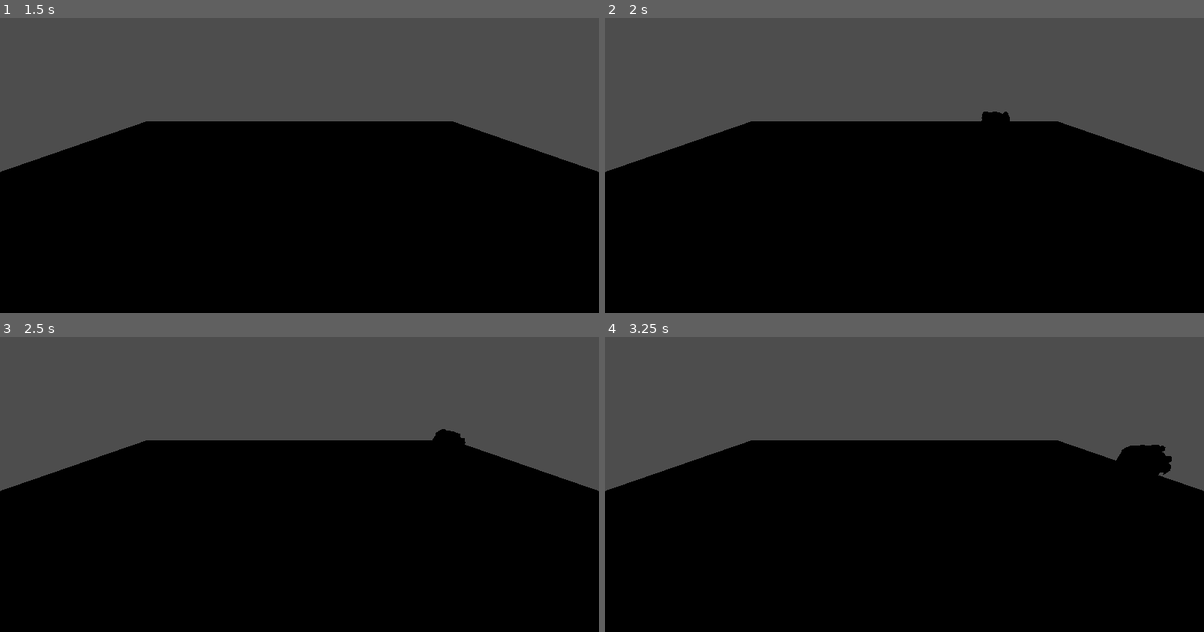
Above: before the commit, frames 1-4 (two rows, left to right).
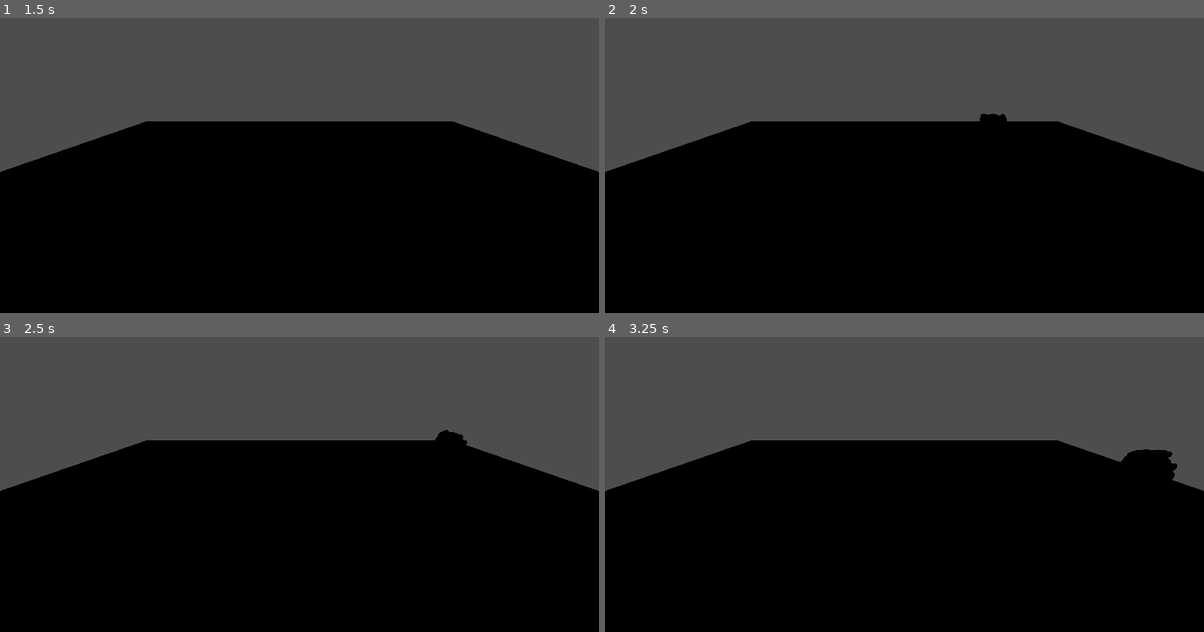
Above: after the commit, the same moments.

Repository: wraymscott/Crimsoncode-Hackathon-2026
Game: Godot game, scene res://assets/scenes/debug_level.tscn
Two runs of this game, one before a commit and one after it. Both use one fixed random seed, a clock stepped at 60 frames per second and the inputs below.
Inputs:
- Up to frame 1 (1.5 s): tap Enter (ui_accept) at 0.5, 0.77, 1.25 s; hold Right (ui_right) 0.53-1.28 s; hold Down (ui_down) from 1.28 s (still down)
- Up to frame 2 (2 s): keep holding Down (ui_down); tap Enter (ui_accept) at 1.52 s
- Up to frame 3 (2.5 s): release Down (ui_down) at 2.03 s; hold Right (ui_right) from 2.03 s (still down)
- Up to frame 4 (3.25 s): release Right (ui_right) at 2.78 s; hold Up (ui_up) from 2.78 s (still down); tap Enter (ui_accept) at 3.02 s

Frame 1 is identical in both runs. In frame 2, less than 0.1% of the frame differs, in the area x 62-68%, y 31-36%; in frame 3, less than 0.1%; in frame 4, 0.3%, in the area x 85-96%, y 36-49%.

Commit message:
fixed camera in level

Diff:
--- a/undercooked/assets/scenes/level1.tscn
+++ b/undercooked/assets/scenes/level1.tscn
@@ -42,7 +42,7 @@
 }
 
 [node name="Camera3D" type="Camera3D" parent="." unique_id=1926584598]
-transform = Transform3D(-4.371139e-08, 0.66131186, -0.75011104, 0, 0.75011104, 0.66131186, 1, 2.890686e-08, -3.2788396e-08, -13.973, 13.66, 0)
+transform = Transform3D(1, 0, 0, 0, 0.75011104, 0.66131186, 0, -0.66131186, 0.75011104, 0, 13.81, 14.635)
 environment = ExtResource("3_0ejtv")
 
 [node name="WorldEnvironment" type="WorldEnvironment" parent="." unique_id=218071199]
